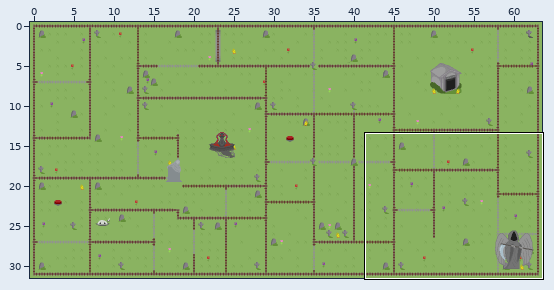
Two states of a Tiled map (JSON), assets/tilemaps/bothMapsWithObjects.json. Above: a wide view before the commit, with the close-up outlined.
Close-up. First the earlier version:
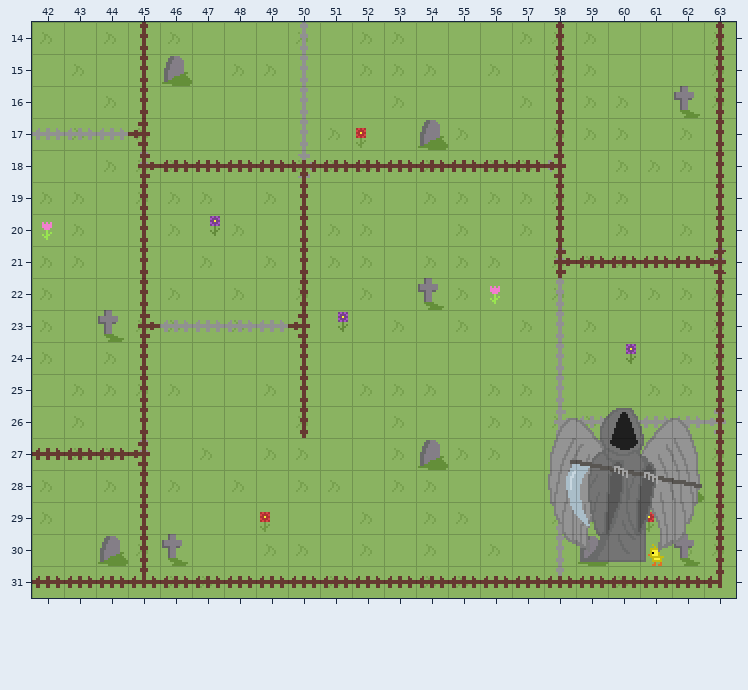
Cells are 16x16 px. Shown: x 42..63, y 14..31. The commit also changed other parts of the map, which this record leaves out.
After:
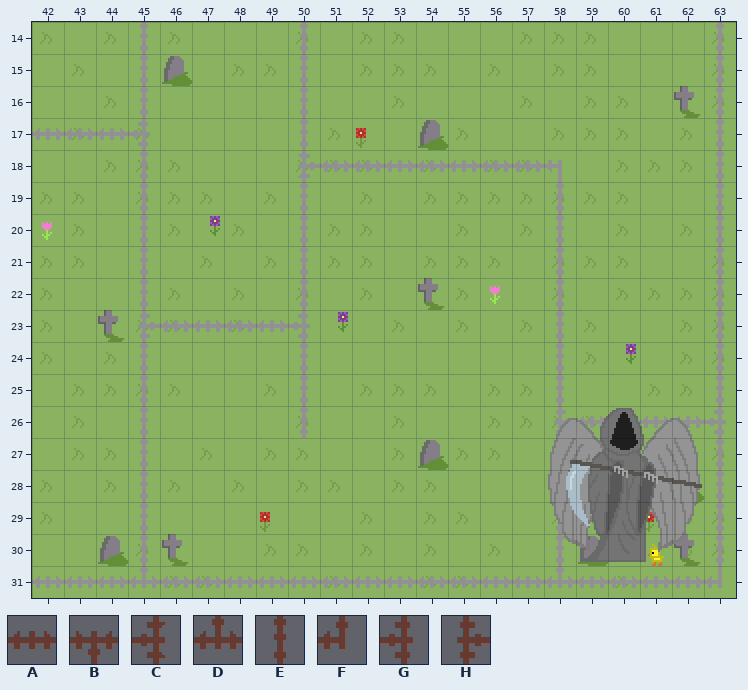
Key: from "mapAssetsTilemap": A 25, B 26, C 26 turned 90, D 27, E 28, F 29 flipped left-right, G 41, H 41 flipped left-right.
_ is an empty cell, . an unchanged one.
Commit message: JSON but no gate blocked
Difference:
--- layer "Dist_Gates" (now hidden)
@@ x 42..63 @@
-14 ...E............E....E
-15 ...E............E....E
-16 ...E............E....E
-17 ...G............E....E
-18 ...HAAAABAAAAAAAG....E
-19 ...E....E.......E....E
-20 ...E....E.......E....E
-21 ...E....E.......HAAAAC
-22 ...E....E............E
-23 ...H....G............E
-24 ...E....E............E
-25 ...E....E............E
-26 ...E....E............E
-27 AAAG.................E
-28 ...E.................E
-29 ...E.................E
-30 ...E.................E
-31 AAADAAAAAAAAAAAAAAAAAF
+14 ..._............_...._
+15 ..._............_...._
+16 ..._............_...._
+17 ..._............_...._
+18 ...______________...._
+19 ..._...._......._...._
+20 ..._...._......._...._
+21 ..._...._.......______
+22 ..._...._............_
+23 ..._...._............_
+24 ..._...._............_
+25 ..._...._............_
+26 ..._...._............_
+27 ____................._
+28 ..._................._
+29 ..._................._
+30 ..._................._
+31 ______________________
Boxes around the changes in both close-ups, in picture pixels (x1, y1, x2, y2):
removed: (32, 22, 726, 588)
